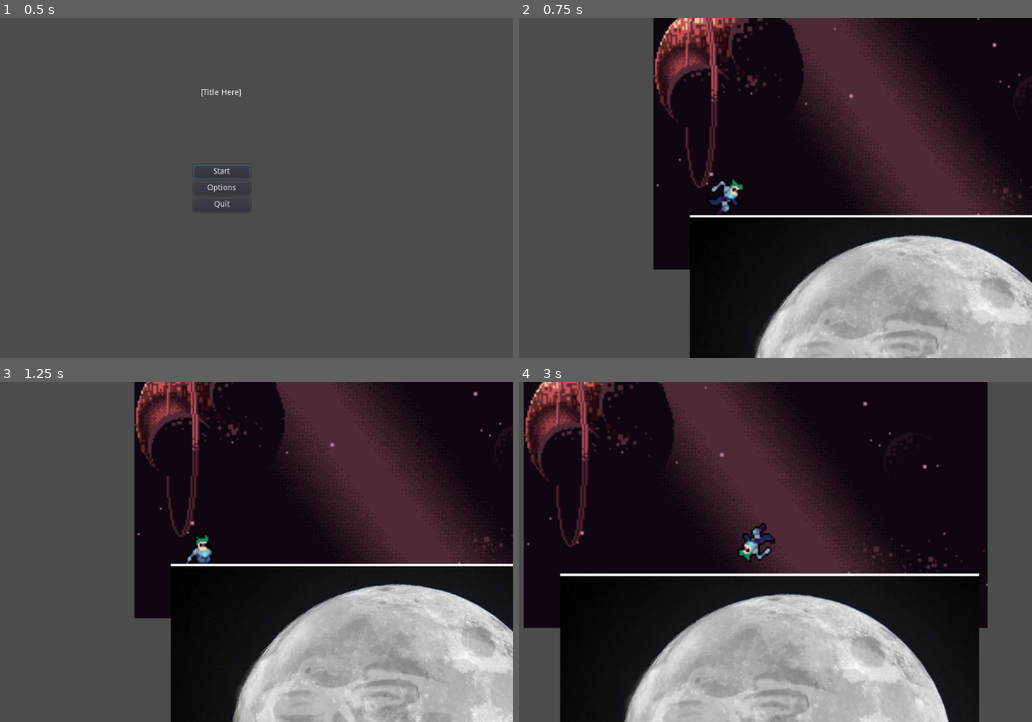
Above: before the commit, frames 1-4 (two rows, left to right).
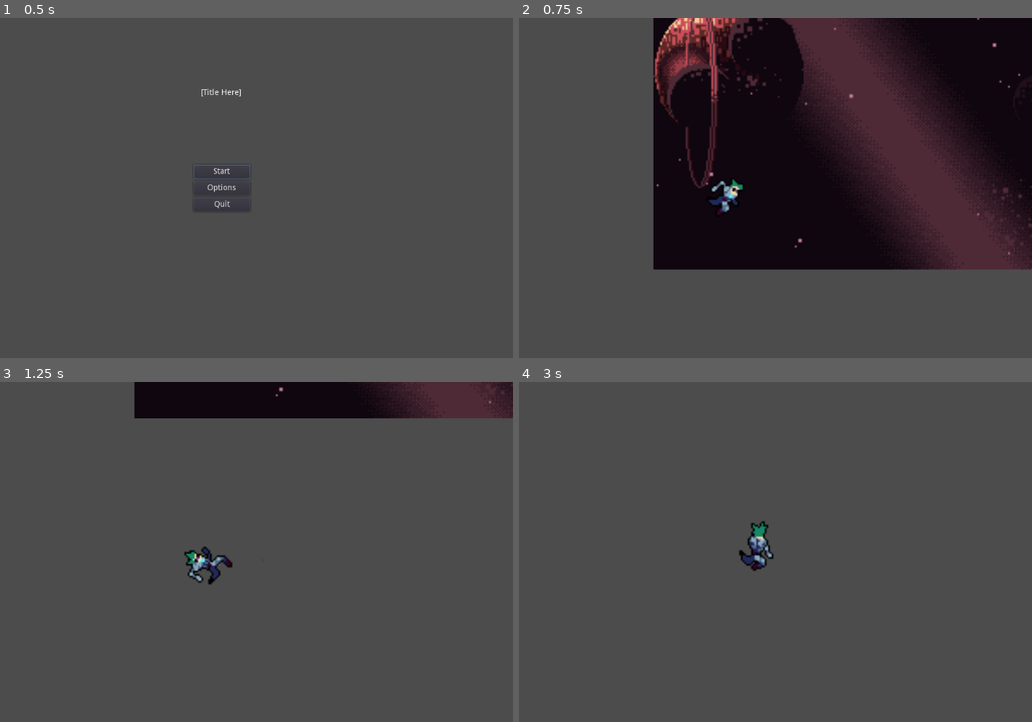
Above: after the commit, the same moments.

Repository: brothen/Final_Project
Game: Godot game, scene res://Start_Screen.tscn
Two runs of this game, one before a commit and one after it. Both use one fixed random seed, a clock stepped at 60 frames per second and the inputs below.
Inputs:
- Up to frame 1 (0.5 s): no input
- Up to frame 2 (0.75 s): click "Start" at 0.5 s
- Up to frame 3 (1.25 s): no input
- Up to frame 4 (3 s): hold D (right) 1.28-2.78 s; tap G (flip) at 1.35, 2.1, 2.85 s; tap W (jump) at 1.52, 2.27 s; hold A (left) from 2.78 s (still down)

Frame 1 is identical in both runs. In frame 2, 23% of the frame differs, in the area x 33-100%, y 57-100%; in frame 3, 69%; in frame 4, 88%, in the area x 0-92%, y 0-100%.

Commit message:
updates to final_project

Diff:
--- a/Camera2D.gd
+++ b/Camera2D.gd
@@ -1,6 +1,6 @@
 extends Camera2D
 
 func _physics_process(_delta):
-	var player = get_node_or_null("/root/Game/Player")
+	var player = get_node_or_null("/root/Game/Player_container/Player")
 	if player != null:
 		position = player.position
--- a/Game.tscn
+++ b/Game.tscn
@@ -1,49 +1,40 @@
-[gd_scene load_steps=11 format=2]
+[gd_scene load_steps=10 format=2]
 
 [ext_resource path="res://Player/Player.tscn" type="PackedScene" id=1]
-[ext_resource path="res://Assets/Moon Devito Classic (1).jpg" type="Texture" id=2]
 [ext_resource path="res://Assets/space_background_pack/layers/parallax-space-backgound.png" type="Texture" id=3]
 [ext_resource path="res://Assets/space_background_pack/layers/parallax-space-stars.png" type="Texture" id=4]
 [ext_resource path="res://Assets/space_background_pack/layers/parallax-space-big-planet.png" type="Texture" id=5]
 [ext_resource path="res://Assets/space_background_pack/layers/parallax-space-far-planets.png" type="Texture" id=6]
 [ext_resource path="res://Assets/space_background_pack/layers/parallax-space-ring-planet.png" type="Texture" id=7]
 [ext_resource path="res://Camera2D.gd" type="Script" id=8]
+[ext_resource path="res://Assets/meteor.png" type="Texture" id=9]
 
-[sub_resource type="ConvexPolygonShape2D" id=1]
-points = PoolVector2Array( 737, 667, 0, 667, 0, 2, 737, 2 )
-
-[sub_resource type="TileSet" id=2]
-0/name = "Moon Devito Classic (1).jpg 0"
-0/texture = ExtResource( 2 )
-0/tex_offset = Vector2( 0, 0 )
-0/modulate = Color( 1, 1, 1, 1 )
-0/region = Rect2( 87, 12, 737, 667 )
-0/tile_mode = 0
-0/occluder_offset = Vector2( 0, 0 )
-0/navigation_offset = Vector2( 0, 0 )
-0/shape_offset = Vector2( 0, 0 )
-0/shape_transform = Transform2D( 1, 0, 0, 1, 0, 0 )
-0/shape = SubResource( 1 )
-0/shape_one_way = false
-0/shape_one_way_margin = 1.0
-0/shapes = [ {
-"autotile_coord": Vector2( 0, 0 ),
-"one_way": false,
-"one_way_margin": 1.0,
-"shape": SubResource( 1 ),
-"shape_transform": Transform2D( 1, 0, 0, 1, 0, 0 )
+[sub_resource type="SpriteFrames" id=1]
+animations = [ {
+"frames": [  ],
+"loop": true,
+"name": "default",
+"speed": 5.0
 } ]
-0/z_index = 0
 
 [node name="Game" type="Node2D"]
 
-[node name="Player" parent="." instance=ExtResource( 1 )]
+[node name="Background" type="TileMap" parent="."]
+format = 1
+
+[node name="Ground" type="TileMap" parent="."]
+format = 1
+
+[node name="Platform" type="TileMap" parent="."]
+format = 1
+
+[node name="foreground" type="TileMap" parent="."]
+format = 1
+
+[node name="Player_container" type="Node2D" parent="."]
+
+[node name="Player" parent="Player_container" instance=ExtResource( 1 )]
 position = Vector2( 154, 313 )
-
-[node name="TileMap" type="TileMap" parent="."]
-tile_set = SubResource( 2 )
-format = 1
-tile_data = PoolIntArray( 393217, 0, 0 )
 
 [node name="ParallaxBackground" type="ParallaxBackground" parent="."]
 
@@ -85,3 +76,20 @@
 [node name="Camera2D" type="Camera2D" parent="."]
 current = true
 script = ExtResource( 8 )
+
+[node name="Enemy_container" type="Node2D" parent="."]
+
+[node name="Meteor" type="KinematicBody2D" parent="Enemy_container"]
+
+[node name="Sprite" type="Sprite" parent="Enemy_container/Meteor"]
+texture = ExtResource( 9 )
+
+[node name="CollisionPolygon2D" type="CollisionPolygon2D" parent="Enemy_container/Meteor"]
+polygon = PoolVector2Array( 7, -14.9, 15, -7.9, 15, -5.4, 16, -0.1, 16, 2, 14.8, 2, 13.8, 11, 12.1, 11, 8.8, 16, -9, 16, -9, 14.8, -14, 9.8, -14, 4, -15.2, -7, -14, -7, -14, -12, -11.8, -12, -8, -15.8, 7, -16 )
+
+[node name="RayCast2D" type="RayCast2D" parent="Enemy_container/Meteor"]
+
+[node name="Alien" type="KinematicBody2D" parent="Enemy_container"]
+
+[node name="AnimatedSprite" type="AnimatedSprite" parent="Enemy_container/Alien"]
+frames = SubResource( 1 )
Binary file added: Assets/1 Tiles/IndustrialTile_01.png
Not shown, added: Assets/1 Tiles/IndustrialTile_01.png.import
Binary file added: Assets/1 Tiles/IndustrialTile_02.png
Not shown, added: Assets/1 Tiles/IndustrialTile_02.png.import
Binary file added: Assets/1 Tiles/IndustrialTile_03.png
Not shown, added: Assets/1 Tiles/IndustrialTile_03.png.import
Binary file added: Assets/1 Tiles/IndustrialTile_04.png
Not shown, added: Assets/1 Tiles/IndustrialTile_04.png.import
Binary file added: Assets/1 Tiles/IndustrialTile_05.png
Not shown, added: Assets/1 Tiles/IndustrialTile_05.png.import
Binary file added: Assets/1 Tiles/IndustrialTile_06.png
Not shown, added: Assets/1 Tiles/IndustrialTile_06.png.import
(and 256 more such lines)
